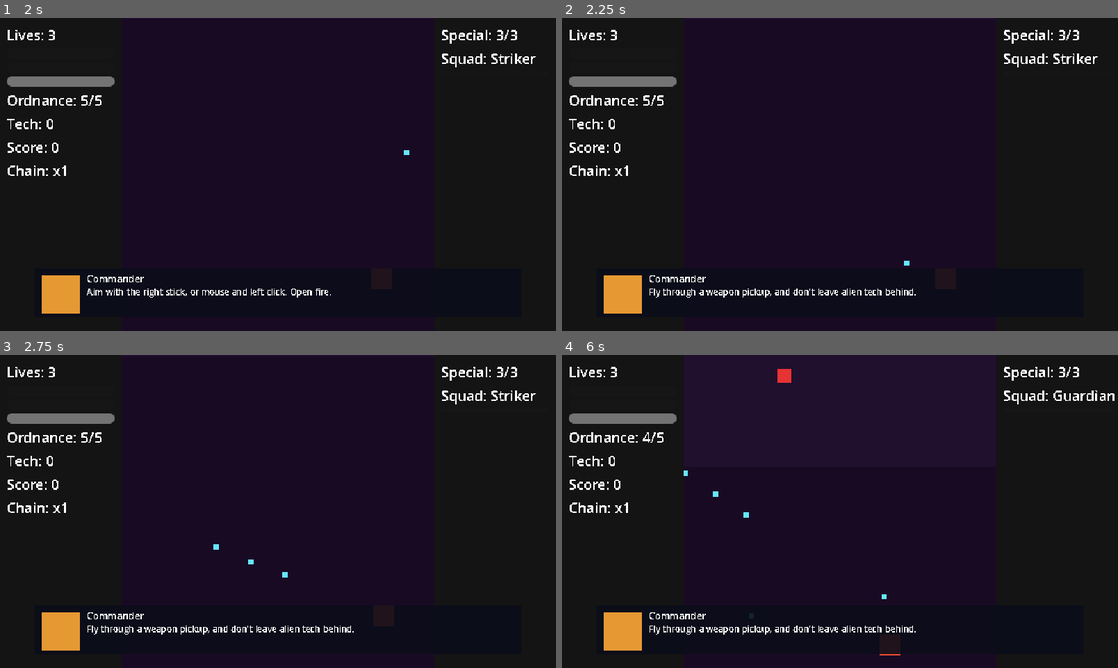
Above: before the commit, frames 1-4 (two rows, left to right).
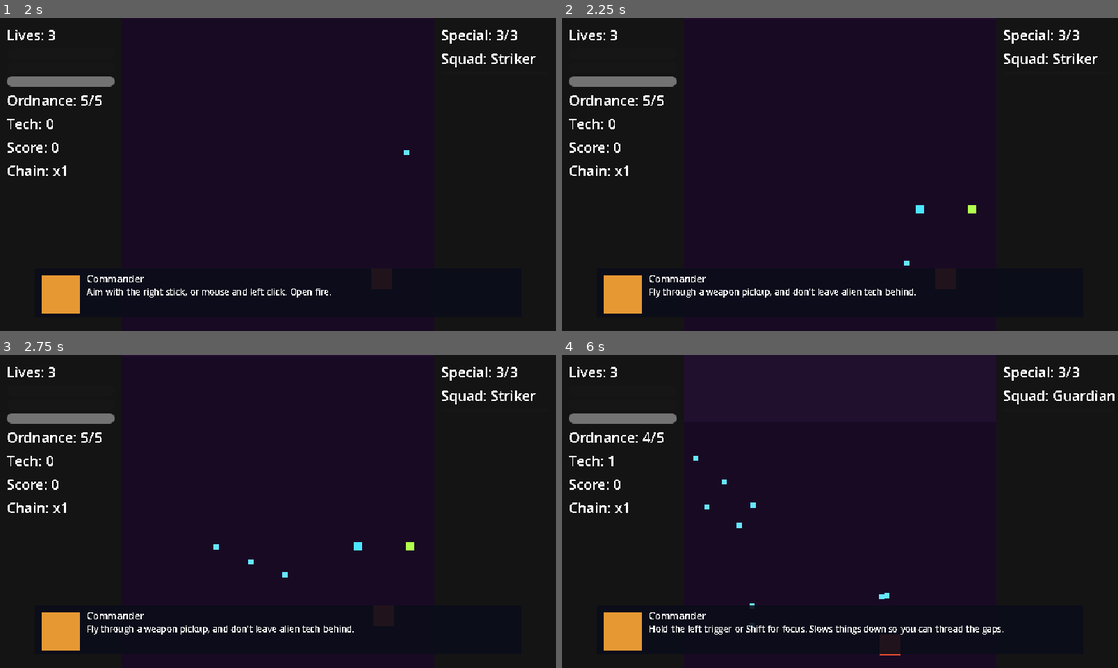
Above: after the commit, the same moments.

Repository: Funfetsunk/terra-intercept
Game: Godot game, scene res://scenes/menus/ship_select.tscn
The game is run twice, just before and just after one commit, with the same random seed, the same clock (stepped at 60 frames per second) and the same inputs.
Inputs (mouse positions are in pixels of both pictures, inside the frame that each line leads up to):
- Up to frame 1 (2 s): click (116, 199) at 0.5 s; tap Enter (ui_accept) at 1.25, 1.52 s; move the mouse to (400, 158) at 1.27 s; hold D (p1_move_right) from 1.28 s (still down); click (400, 158) at 1.35 s
- Up to frame 2 (2.25 s): release D (p1_move_right) at 2 s; drag from (728, 190) to (945, 277) at 2.02 s
- Up to frame 3 (2.75 s): no input
- Up to frame 4 (6 s): move the mouse to (895, 442) at 2.77 s; hold D (p1_move_right) 2.78-3.5 s; hold Space (p1_ordnance) 2.78-3.5 s; drag from (812, 574) to (673, 464) at 3.52 s; move the mouse to (1006, 558) at 4.27 s; hold A (p1_move_left) 4.28-5 s; tap E (p1_squad_next) at 4.35 s; tap Enter (ui_accept) at 4.52 s; drag from (673, 464) to (890, 614) at 5.02 s; move the mouse to (867, 511) at 5.77 s; hold S (p1_move_down) from 5.78 s (still down); click (867, 511) at 5.85 s

Frame 1 is identical in both runs. In frame 2, less than 0.1% of the frame differs, in the area x 63-75%, y 59-63%; in frame 3, less than 0.1%; in frame 4, 0.9%, in the area x 8-80%, y 4-90%.
Error before the commit: Invalid access to property or key 'playfield_rect' on a base object of type 'Node2D (player_ship.gd)'. (res://scripts/systems/tutorial_sequencer.gd:106)

Commit message:
Fix missed playfield_rect reference in tutorial pickup beat
tutorial_sequencer.gd still read _player.playfield_rect, removed in
9f564fc when the player stopped owning its own copy of the playfield
rect. Right stick input completes the aiming/firing beat and starts
the pickup/tech beat, which called this and crashed. Reads the
Playfield autoload's rect instead, same as the player now does.

Co-Authored-By: Claude Sonnet 5 <noreply@anthropic.com>
Claude-Session: https://claude.ai/code/session_01RV6NjfYkb9ah9RXEg66au1

Diff:
--- a/scripts/systems/tutorial_sequencer.gd
+++ b/scripts/systems/tutorial_sequencer.gd
@@ -103,7 +103,7 @@
 		get_tree().paused = false
 
 func _spawn_pickup_beat_items() -> void:
-	var rect: Rect2 = _player.playfield_rect
+	var rect: Rect2 = get_node("/root/Playfield").rect
 	var pickup: Pickup = weapon_pickup_scene.instantiate() as Pickup
 	pickup.never_despawn = true
 	pickup.highlighted = true
